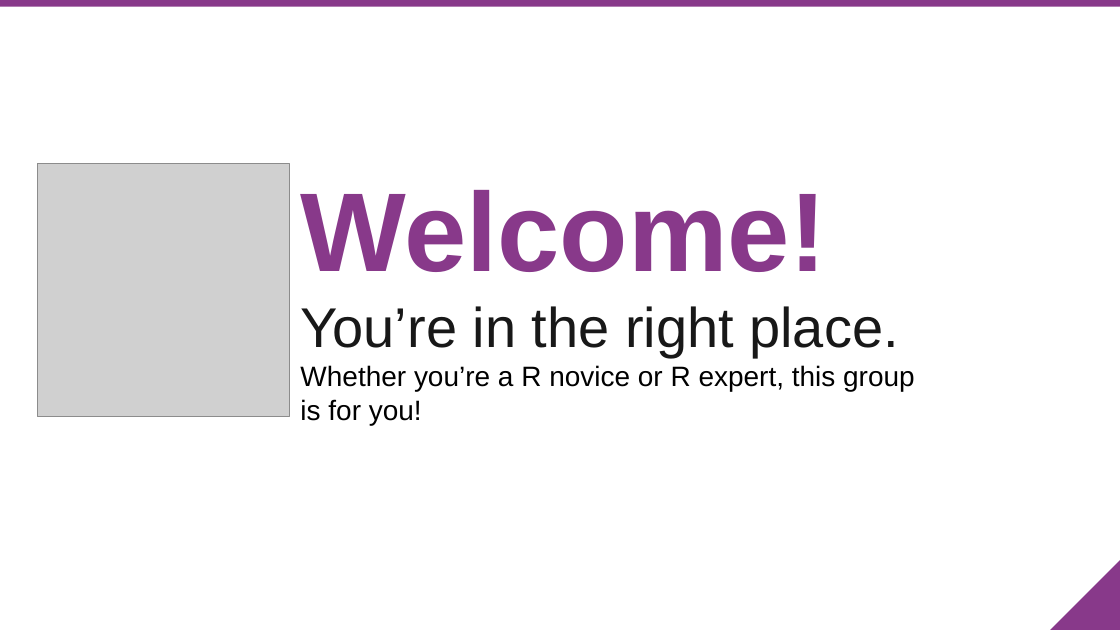
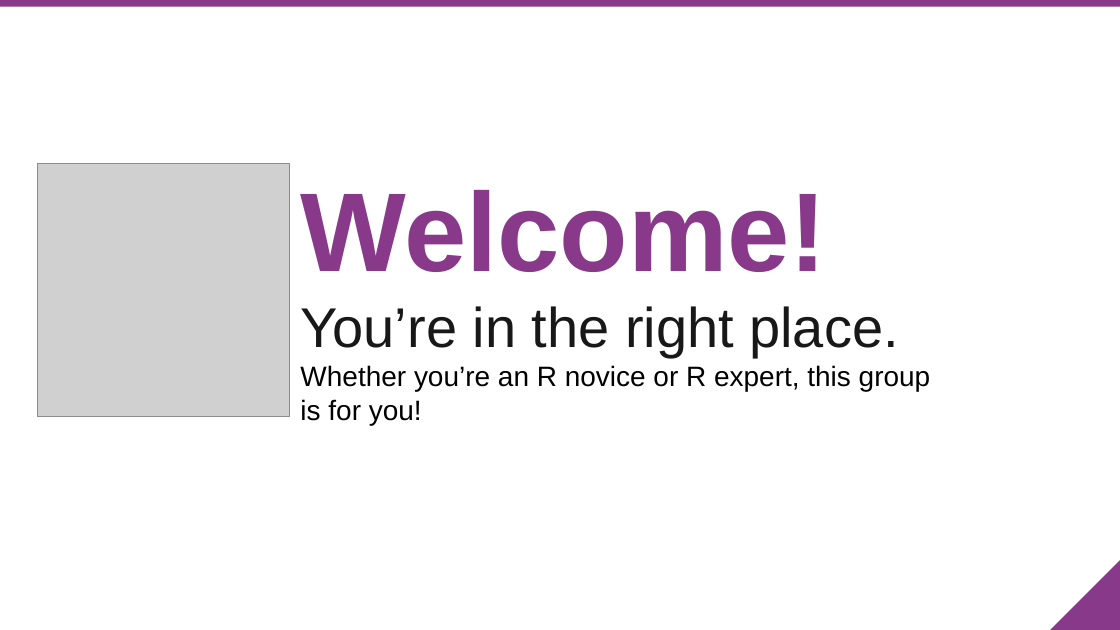
Before and after one commit to RLadiesCharlottesville/Presentations, a slide deck: slide 2 of 2019-08-27-R_Tutorial_RMarkdown_Tidyverse.pptx. Drawn at 1120x630 pixels with LibreOffice and Linux fonts; fonts in the diff are those of the drawing; grey boxes stand for pictures; background and template pictures are left out. Boxes give left, top, right and bottom in pixels: in the first picture for what was removed or moved away, otherwise in the second. Text is boxed around its words. In the diff, an @@ line names an element or a change of style, - is before the commit and + after.

```diff
--- a/2019-08-27-R_Tutorial_RMarkdown_Tidyverse.pptx
+++ b/2019-08-27-R_Tutorial_RMarkdown_Tidyverse.pptx
@@ subtitle at [300,365,931,425]: text changed @@
-Whether you’re a R novice or R expert, this group is for you!
+Whether you’re an R novice or R expert, this group is for you!
```
Also in this commit, not shown: 29 other slides changed, 2 slides added, 1 slide removed.
